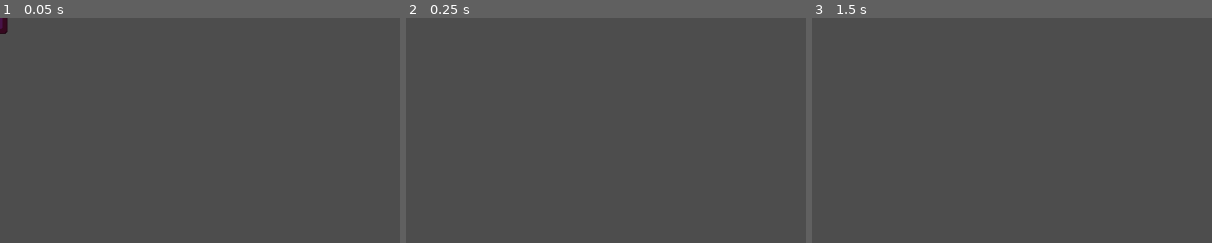
Above: before the commit, frames 1-3 (left to right).
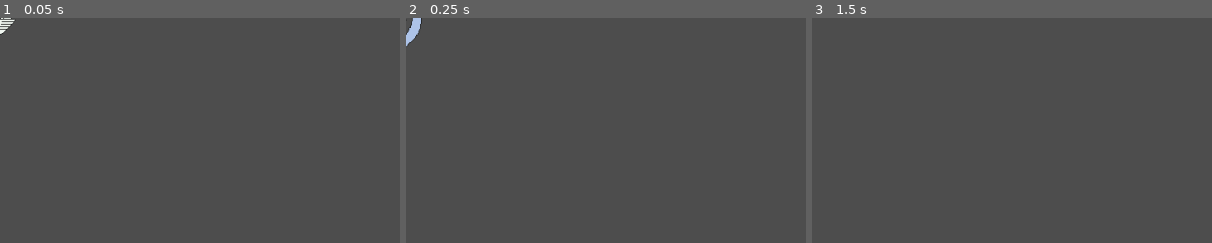
Above: after the commit, the same moments.

Repository: rnakkas/GodotSandbox
Game: Godot game, scene res://ShmupSandbox/Pickups/Scenes/pickup_score.tscn
Same seed, same stepped clock (60 frames per second), same inputs: the game is played once before the commit and once after it. This scene is started directly instead of the project's main scene. The engine's default icon, where the game draws it, is replaced by a stand-in: a white triangle on a blue panel in a dark square.
Inputs (mouse positions are % of the whole screen's width and height, from its top left):
- Up to frame 1 (0.05 s): no input
- Up to frame 2 (0.25 s): no input
- Up to frame 3 (1.5 s): tap Enter (ui_accept) at 0.5, 0.77, 1.25 s; move the mouse to (72, 45) at 0.52 s; hold D (move_right) 0.53-1.28 s; hold Shift (bomb) 0.53-1.28 s; move the mouse to (30, 55) at 1.27 s; hold S (move_down) from 1.28 s (still down); tap Space (shoot) at 1.35 s
The pictures show only the part of the screen within x 0-50%, y 0-50%; the shares and areas given below are measured in that part.

The runs differ from the first frame. In frame 1, 0.2% of the frame differs, in the area x 0-4%, y 0-8%; in frame 2, 0.3%, in the area x 0-4%, y 0-13%; in frame 3, nothing differs.

Commit message:
pickups-score: Added logic fot collection animation, tweaked powerup font size to be consistent with score item

Diff:
--- a/ShmupSandbox/Pickups/Scenes/pickup_powerup.tscn
+++ b/ShmupSandbox/Pickups/Scenes/pickup_powerup.tscn
@@ -435,7 +435,7 @@
 unique_name_in_owner = true
 scale = Vector2(1.5, 1.5)
 sprite_frames = SubResource("SpriteFrames_t0yqe")
-animation = &"idle"
+animation = &"collect"
 autoplay = "idle"
 
 [node name="sprite_ch" type="AnimatedSprite2D" parent="path/pathfollow"]
@@ -463,12 +463,12 @@
 
 [node name="powerup_label" type="Label" parent="path/pathfollow"]
 unique_name_in_owner = true
-offset_left = -39.5818
+offset_left = -61.6403
 offset_top = -40.6464
-offset_right = 40.4182
-offset_bottom = -17.6464
+offset_right = 62.3597
+offset_bottom = -9.6464
 theme_override_fonts/font = ExtResource("6_aa45h")
-theme_override_font_sizes/font_size = 16
+theme_override_font_sizes/font_size = 25
 text = "Overdrive"
 horizontal_alignment = 1
 vertical_alignment = 1
--- a/ShmupSandbox/Pickups/Scenes/pickup_score.tscn
+++ b/ShmupSandbox/Pickups/Scenes/pickup_score.tscn
@@ -1,53 +1,312 @@
-[gd_scene load_steps=8 format=3 uid="uid://dfre8yniuwyt4"]
+[gd_scene load_steps=47 format=3 uid="uid://dfre8yniuwyt4"]
 
 [ext_resource type="Script" uid="uid://stp67ytvmlks" path="res://ShmupSandbox/Pickups/Scripts/pickup_score.gd" id="1_8a424"]
-[ext_resource type="Texture2D" uid="uid://b0t3vogr3x06f" path="res://icon.svg" id="1_yvjqo"]
-[ext_resource type="FontFile" uid="uid://chyk1vw521kif" path="res://ShmupSandbox/Assets/Fonts/Metal Lord.otf" id="3_1ijbi"]
+[ext_resource type="Texture2D" uid="uid://cmwchcldqreet" path="res://ShmupSandbox/Assets/Pickups/score_item_small_collect-v1.png" id="2_3pego"]
+[ext_resource type="Texture2D" uid="uid://mq36mjnbuqe" path="res://ShmupSandbox/Assets/Pickups/score_item_small_idle-v1.png" id="3_3pego"]
+[ext_resource type="Texture2D" uid="uid://1yeg6fd6am4y" path="res://ShmupSandbox/Assets/Pickups/score_item_large_collect-v1.png" id="4_ky1jo"]
+[ext_resource type="Texture2D" uid="uid://1u7s4yyhnfd6" path="res://ShmupSandbox/Assets/Pickups/score_item_large_idle-v2.png" id="5_6p5x8"]
 
 [sub_resource type="CircleShape2D" id="CircleShape2D_yvjqo"]
-radius = 29.4279
-
-[sub_resource type="AtlasTexture" id="AtlasTexture_8a424"]
-atlas = ExtResource("1_yvjqo")
-region = Rect2(0, 0, 128, 128)
-
-[sub_resource type="AtlasTexture" id="AtlasTexture_1ijbi"]
-atlas = ExtResource("1_yvjqo")
-region = Rect2(0, 0, 128, 128)
+radius = 45.0444
+
+[sub_resource type="AtlasTexture" id="AtlasTexture_cta8y"]
+atlas = ExtResource("2_3pego")
+region = Rect2(0, 0, 96, 32)
+
+[sub_resource type="AtlasTexture" id="AtlasTexture_epn8v"]
+atlas = ExtResource("2_3pego")
+region = Rect2(96, 0, 96, 32)
+
+[sub_resource type="AtlasTexture" id="AtlasTexture_ocqbh"]
+atlas = ExtResource("2_3pego")
+region = Rect2(192, 0, 96, 32)
+
+[sub_resource type="AtlasTexture" id="AtlasTexture_ykc43"]
+atlas = ExtResource("2_3pego")
+region = Rect2(288, 0, 96, 32)
+
+[sub_resource type="AtlasTexture" id="AtlasTexture_gpmwi"]
+atlas = ExtResource("2_3pego")
+region = Rect2(384, 0, 96, 32)
+
+[sub_resource type="AtlasTexture" id="AtlasTexture_hv8nb"]
+atlas = ExtResource("2_3pego")
+region = Rect2(480, 0, 96, 32)
+
+[sub_resource type="AtlasTexture" id="AtlasTexture_l2pqq"]
+atlas = ExtResource("2_3pego")
+region = Rect2(576, 0, 96, 32)
+
+[sub_resource type="AtlasTexture" id="AtlasTexture_83m58"]
+atlas = ExtResource("2_3pego")
+region = Rect2(672, 0, 96, 32)
+
+[sub_resource type="AtlasTexture" id="AtlasTexture_6p5x8"]
+atlas = ExtResource("3_3pego")
+region = Rect2(0, 0, 96, 96)
+
+[sub_resource type="AtlasTexture" id="AtlasTexture_ky1jo"]
+atlas = ExtResource("3_3pego")
+region = Rect2(96, 0, 96, 96)
+
+[sub_resource type="AtlasTexture" id="AtlasTexture_aixns"]
+atlas = ExtResource("3_3pego")
+region = Rect2(192, 0, 96, 96)
+
+[sub_resource type="AtlasTexture" id="AtlasTexture_b4mhv"]
+atlas = ExtResource("3_3pego")
+region = Rect2(288, 0, 96, 96)
+
+[sub_resource type="AtlasTexture" id="AtlasTexture_bc07o"]
+atlas = ExtResource("3_3pego")
+region = Rect2(384, 0, 96, 96)
+
+[sub_resource type="AtlasTexture" id="AtlasTexture_djvnv"]
+atlas = ExtResource("3_3pego")
+region = Rect2(480, 0, 96, 96)
+
+[sub_resource type="AtlasTexture" id="AtlasTexture_wy6ns"]
+atlas = ExtResource("3_3pego")
+region = Rect2(576, 0, 96, 96)
+
+[sub_resource type="AtlasTexture" id="AtlasTexture_32nul"]
+atlas = ExtResource("3_3pego")
+region = Rect2(672, 0, 96, 96)
+
+[sub_resource type="AtlasTexture" id="AtlasTexture_meonw"]
+atlas = ExtResource("3_3pego")
+region = Rect2(768, 0, 96, 96)
+
+[sub_resource type="AtlasTexture" id="AtlasTexture_6s83n"]
+atlas = ExtResource("3_3pego")
+region = Rect2(864, 0, 96, 96)
+
+[sub_resource type="AtlasTexture" id="AtlasTexture_f46el"]
+atlas = ExtResource("3_3pego")
+region = Rect2(960, 0, 96, 96)
 
 [sub_resource type="SpriteFrames" id="SpriteFrames_3pego"]
 animations = [{
 "frames": [{
 "duration": 1.0,
-"texture": SubResource("AtlasTexture_8a424")
-}, {
-"duration": 1.0,
-"texture": null
-}, {
-"duration": 1.0,
-"texture": null
-}, {
-"duration": 1.0,
-"texture": SubResource("AtlasTexture_8a424")
+"texture": SubResource("AtlasTexture_cta8y")
+}, {
+"duration": 1.0,
+"texture": SubResource("AtlasTexture_epn8v")
+}, {
+"duration": 1.0,
+"texture": SubResource("AtlasTexture_ocqbh")
+}, {
+"duration": 1.0,
+"texture": SubResource("AtlasTexture_ykc43")
+}, {
+"duration": 1.0,
+"texture": SubResource("AtlasTexture_gpmwi")
+}, {
+"duration": 1.0,
+"texture": SubResource("AtlasTexture_hv8nb")
+}, {
+"duration": 1.0,
+"texture": SubResource("AtlasTexture_l2pqq")
+}, {
+"duration": 1.0,
+"texture": SubResource("AtlasTexture_83m58")
 }],
 "loop": false,
 "name": &"collect",
-"speed": 5.0
+"speed": 15.15
 }, {
 "frames": [{
 "duration": 1.0,
-"texture": SubResource("AtlasTexture_1ijbi")
+"texture": SubResource("AtlasTexture_6p5x8")
+}, {
+"duration": 1.0,
+"texture": SubResource("AtlasTexture_ky1jo")
+}, {
+"duration": 1.0,
+"texture": SubResource("AtlasTexture_aixns")
+}, {
+"duration": 1.0,
+"texture": SubResource("AtlasTexture_b4mhv")
+}, {
+"duration": 1.0,
+"texture": SubResource("AtlasTexture_bc07o")
+}, {
+"duration": 1.0,
+"texture": SubResource("AtlasTexture_djvnv")
+}, {
+"duration": 1.0,
+"texture": SubResource("AtlasTexture_wy6ns")
+}, {
+"duration": 1.0,
+"texture": SubResource("AtlasTexture_32nul")
+}, {
+"duration": 1.0,
+"texture": SubResource("AtlasTexture_meonw")
+}, {
+"duration": 1.0,
+"texture": SubResource("AtlasTexture_6s83n")
+}, {
+"duration": 1.0,
+"texture": SubResource("AtlasTexture_f46el")
 }],
 "loop": true,
 "name": &"idle",
-"speed": 5.0
+"speed": 15.15
+}]
+
+[sub_resource type="AtlasTexture" id="AtlasTexture_2bk1v"]
+atlas = ExtResource("4_ky1jo")
+region = Rect2(0, 0, 96, 32)
+
+[sub_resource type="AtlasTexture" id="AtlasTexture_dib4l"]
+atlas = ExtResource("4_ky1jo")
+region = Rect2(96, 0, 96, 32)
+
+[sub_resource type="AtlasTexture" id="AtlasTexture_4exrx"]
+atlas = ExtResource("4_ky1jo")
+region = Rect2(192, 0, 96, 32)
+
+[sub_resource type="AtlasTexture" id="AtlasTexture_qvspa"]
+atlas = ExtResource("4_ky1jo")
+region = Rect2(288, 0, 96, 32)
+
+[sub_resource type="AtlasTexture" id="AtlasTexture_sc3ya"]
+atlas = ExtResource("4_ky1jo")
+region = Rect2(384, 0, 96, 32)
+
+[sub_resource type="AtlasTexture" id="AtlasTexture_w5car"]
+atlas = ExtResource("4_ky1jo")
+region = Rect2(480, 0, 96, 32)
+
+[sub_resource type="AtlasTexture" id="AtlasTexture_ombam"]
+atlas = ExtResource("4_ky1jo")
+region = Rect2(576, 0, 96, 32)
+
+[sub_resource type="AtlasTexture" id="AtlasTexture_qniy6"]
+atlas = ExtResource("4_ky1jo")
+region = Rect2(672, 0, 96, 32)
+
+[sub_resource type="AtlasTexture" id="AtlasTexture_olex0"]
+atlas = ExtResource("5_6p5x8")
+region = Rect2(0, 0, 96, 96)
+
+[sub_resource type="AtlasTexture" id="AtlasTexture_wiwly"]
+atlas = ExtResource("5_6p5x8")
+region = Rect2(96, 0, 96, 96)
+
+[sub_resource type="AtlasTexture" id="AtlasTexture_01qf2"]
+atlas = ExtResource("5_6p5x8")
+region = Rect2(192, 0, 96, 96)
+
+[sub_resource type="AtlasTexture" id="AtlasTexture_mdhbu"]
+atlas = ExtResource("5_6p5x8")
+region = Rect2(288, 0, 96, 96)
+
+[sub_resource type="AtlasTexture" id="AtlasTexture_ixrst"]
+atlas = ExtResource("5_6p5x8")
+region = Rect2(384, 0, 96, 96)
+
+[sub_resource type="AtlasTexture" id="AtlasTexture_0w8ol"]
+atlas = ExtResource("5_6p5x8")
+region = Rect2(480, 0, 96, 96)
+
+[sub_resource type="AtlasTexture" id="AtlasTexture_ix4y6"]
+atlas = ExtResource("5_6p5x8")
+region = Rect2(576, 0, 96, 96)
+
+[sub_resource type="AtlasTexture" id="AtlasTexture_3l125"]
+atlas = ExtResource("5_6p5x8")
+region = Rect2(672, 0, 96, 96)
+
+[sub_resource type="AtlasTexture" id="AtlasTexture_2pxn6"]
+atlas = ExtResource("5_6p5x8")
+region = Rect2(768, 0, 96, 96)
+
+[sub_resource type="AtlasTexture" id="AtlasTexture_3o3q5"]
+atlas = ExtResource("5_6p5x8")
+region = Rect2(864, 0, 96, 96)
+
+[sub_resource type="AtlasTexture" id="AtlasTexture_u8uq8"]
+atlas = ExtResource("5_6p5x8")
+region = Rect2(960, 0, 96, 96)
+
+[sub_resource type="SpriteFrames" id="SpriteFrames_6p5x8"]
+animations = [{
+"frames": [{
+"duration": 1.0,
+"texture": SubResource("AtlasTexture_2bk1v")
+}, {
+"duration": 1.0,
+"texture": SubResource("AtlasTexture_dib4l")
+}, {
+"duration": 1.0,
+"texture": SubResource("AtlasTexture_4exrx")
+}, {
+"duration": 1.0,
+"texture": SubResource("AtlasTexture_qvspa")
+}, {
+"duration": 1.0,
+"texture": SubResource("AtlasTexture_sc3ya")
+}, {
+"duration": 1.0,
+"texture": SubResource("AtlasTexture_w5car")
+}, {
+"duration": 1.0,
+"texture": SubResource("AtlasTexture_ombam")
+}, {
+"duration": 1.0,
+"texture": SubResource("AtlasTexture_qniy6")
+}],
+"loop": false,
+"name": &"collect",
+"speed": 15.15
+}, {
+"frames": [{
+"duration": 1.0,
+"texture": SubResource("AtlasTexture_olex0")
+}, {
+"duration": 1.0,
+"texture": SubResource("AtlasTexture_wiwly")
+}, {
+"duration": 1.0,
+"texture": SubResource("AtlasTexture_01qf2")
+}, {
+"duration": 1.0,
+"texture": SubResource("AtlasTexture_mdhbu")
+}, {
+"duration": 1.0,
+"texture": SubResource("AtlasTexture_ixrst")
+}, {
+"duration": 1.0,
+"texture": SubResource("AtlasTexture_0w8ol")
+}, {
+"duration": 1.0,
+"texture": SubResource("AtlasTexture_ix4y6")
+}, {
+"duration": 1.0,
+"texture": SubResource("AtlasTexture_3l125")
+}, {
+"duration": 1.0,
+"texture": SubResource("AtlasTexture_2pxn6")
+}, {
+"duration": 1.0,
+"texture": SubResource("AtlasTexture_3o3q5")
+}, {
+"duration": 1.0,
+"texture": SubResource("AtlasTexture_u8uq8")
+}],
+"loop": true,
+"name": &"idle",
+"speed": 15.15
 }]
 
 [node name="pickup_score" type="Area2D"]
 collision_layer = 32
 script = ExtResource("1_8a424")
-
-[node name="CollisionShape2D" type="CollisionShape2D" parent="."]
+speed = 90.0
+
+[node name="collider" type="CollisionShape2D" parent="."]
 shape = SubResource("CircleShape2D_yvjqo")
 debug_color = Color(0, 0.649289, 0.149823, 0.42)
 
@@ -55,42 +314,18 @@
 
 [node name="sprite_small" type="AnimatedSprite2D" parent="sprites_container"]
 unique_name_in_owner = true
-self_modulate = Color(0.0389765, 0.714681, 0, 1)
-scale = Vector2(0.3, 0.3)
 sprite_frames = SubResource("SpriteFrames_3pego")
-animation = &"idle"
-autoplay = "idle"
-
-[node name="sprite_medium" type="AnimatedSprite2D" parent="sprites_container"]
-unique_name_in_owner = true
-self_modulate = Color(0.601951, 0.553251, 1, 1)
-scale = Vector2(0.3, 0.3)
-sprite_frames = SubResource("SpriteFrames_3pego")
-animation = &"idle"
+animation = &"collect"
 autoplay = "idle"
 
 [node name="sprite_large" type="AnimatedSprite2D" parent="sprites_container"]
 unique_name_in_owner = true
-self_modulate = Color(1, 0.138911, 0.376033, 1)
-scale = Vector2(0.3, 0.3)
-sprite_frames = SubResource("SpriteFrames_3pego")
-animation = &"idle"
+sprite_frames = SubResource("SpriteFrames_6p5x8")
+animation = &"collect"
 autoplay = "idle"
 
 [node name="VisibleOnScreenNotifier2D" type="VisibleOnScreenNotifier2D" parent="."]
-position = Vector2(40, 0)
-
-[node name="score_label" type="Label" parent="."]
-unique_name_in_owner = true
-offset_left = -39.5818
-offset_top = -40.6464
-offset_right = 40.4182
-offset_bottom = -17.6464
-theme_override_fonts/font = ExtResource("3_1ijbi")
-theme_override_font_sizes/font_size = 16
-text = "1500"
-horizontal_alignment = 1
-vertical_alignment = 1
+position = Vector2(37, 0)
 
 [connection signal="body_entered" from="." to="." method="_on_body_entered"]
 [connection signal="screen_exited" from="VisibleOnScreenNotifier2D" to="." method="_on_visible_on_screen_notifier_2d_screen_exited"]
--- a/ShmupSandbox/Pickups/Scripts/pickup_score.gd
+++ b/ShmupSandbox/Pickups/Scripts/pickup_score.gd
@@ -2,9 +2,7 @@
 
 @onready var items_container : Node2D = $sprites_container
 @onready var item_small : AnimatedSprite2D = %sprite_small
-@onready var item_medium : AnimatedSprite2D = %sprite_medium
 @onready var item_large : AnimatedSprite2D = %sprite_large
-@onready var score_label : Label = %score_label
 
 @export var speed : float = 200.0
 
@@ -15,12 +13,12 @@
 const score_medium : int = 1500
 const score_large : int = 3000
 
-## TODO:
-	# There are 3 varieties: small, medium and large
-	# When spawned, will pick at random from small, medium or large
+## Pickups for score:
+	# There are 2 varieties: small and large
+	# When spawned, will pick at random from small or large
 	# Based on the type, the relevant sprite will be visible, all others will not be visible
 	# Based on the type, score added to player will be different
-	# Each collected item will increase count (in GameManager)
+	# Each collected item will increase count (in GameManager) TODO
 
 ################################################
 #NOTE: Ready and its helper funcs
@@ -28,7 +26,6 @@
 func _ready() -> void:
 	_create_items_list()
 	_set_current_item()
-	score_label.visible = false
 
 func _create_items_list() -> void:
 	for node : Node in items_container.get_children():
@@ -75,23 +72,38 @@
 		# Stop moving
 		speed = 0
 
-		# Play collect animations, for both sprites and label
-		# TODO
+		# Play collect animations and tweens, for sprite
+		var tween : Tween = _play_collect_animation()
 
 		# Send global signal that item was picked up
 		SignalsBus.score_increased_event.emit(_item_score())
 
 		# Despawn pickup
-		# TODO: await animations to be finished
+		await current_item.animation_finished
+		await tween.finished
 		call_deferred("queue_free")
+
+
+func _play_collect_animation() -> Tween:
+	# Play collect animation for sprite
+	current_item.play("collect")
+
+	# Tween the sprite when powerup collected
+	var tween = get_tree().create_tween()
+	var final_position : Vector2 = Vector2(current_item.position.x, current_item.position.y - 50.0)
+
+	tween.tween_property(current_item, "position", final_position, 0.2)
+
+	tween.tween_property(current_item, "self_modulate", UiUtility.color_transparent, 0.8) # Fade out effect
+
+	return tween
+
 
 func _item_score() -> int:
 	var score : int
 	match current_item:
 		item_small:
 			score = score_small
-		item_medium:
-			score = score_medium
 		item_large:
 			score = score_large
 
